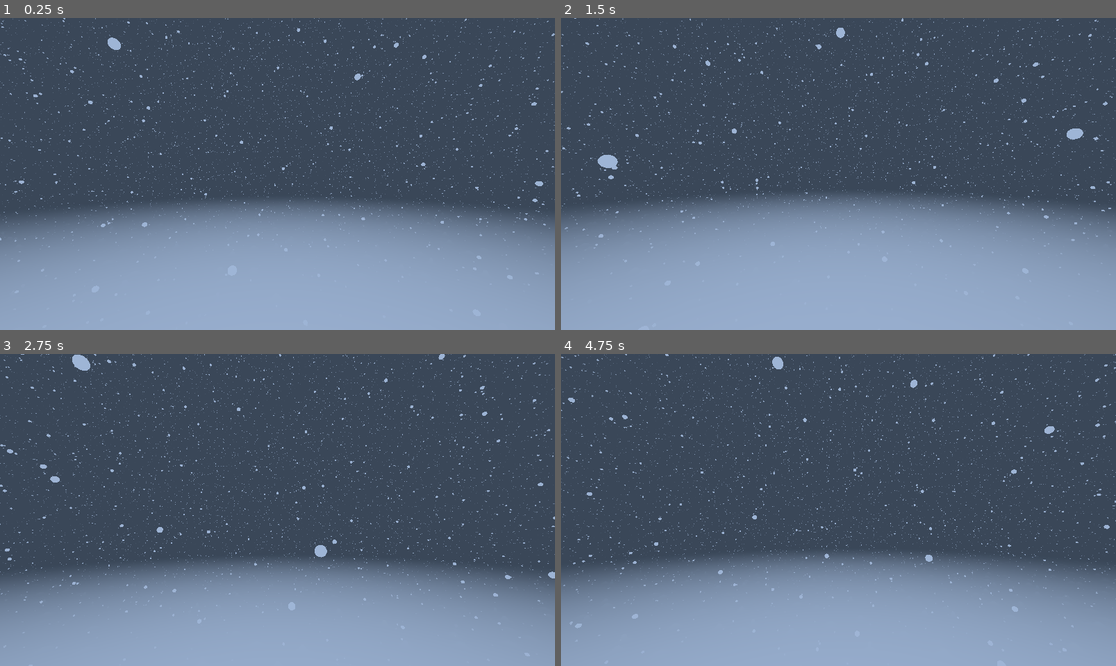
Above: before the commit, frames 1-4 (two rows, left to right).
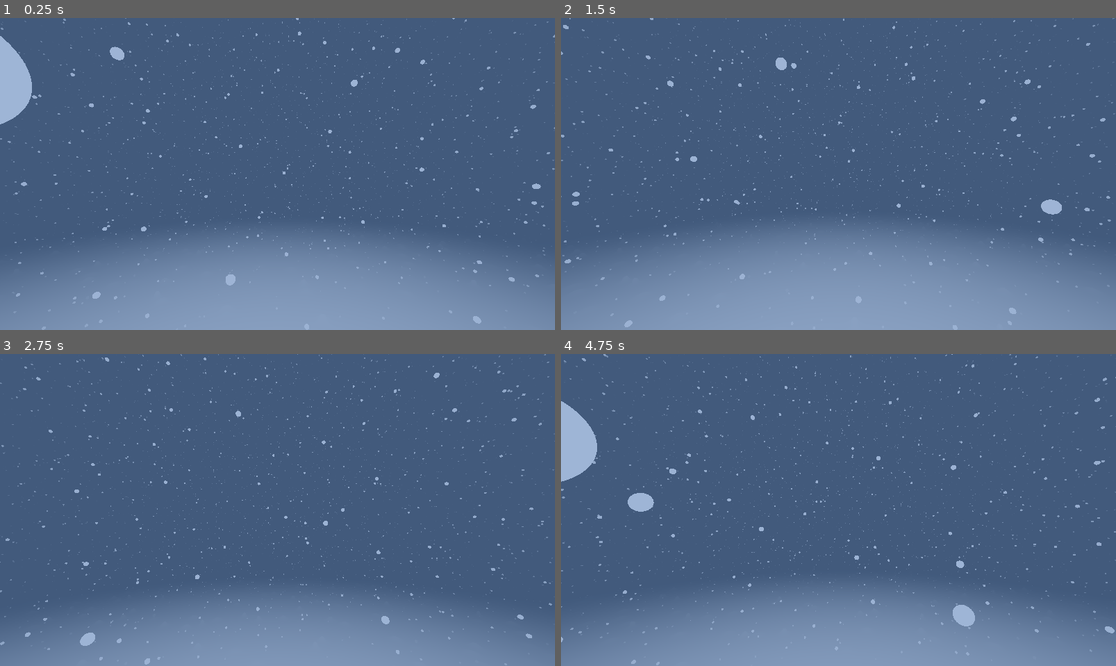
Above: after the commit, the same moments.

Repository: watson-disambiguation/shader-demos
Game: Godot game, scene res://Scenes/rain.tscn
Same seed, same stepped clock (60 frames per second), same inputs: the game is played once before the commit and once after it.
Inputs (mouse positions are in pixels of both pictures, inside the frame that each line leads up to):
- Up to frame 1 (0.25 s): no input
- Up to frame 2 (1.5 s): tap Enter at 0.5 s; move the mouse to (866, 174) at 0.52 s; hold Up (ui_up) from 0.53 s (still down); move the mouse to (810, 174) at 1.27 s
- Up to frame 3 (2.75 s): keep holding Up (ui_up); move the mouse to (288, 503) at 2.02 s
- Up to frame 4 (4.75 s): keep holding Up (ui_up); move the mouse to (832, 516) at 2.77 s; move the mouse to (877, 513) at 3.52 s; move the mouse to (794, 506) at 4.27 s

The runs differ from the first frame. In frame 1, 88% of the frame differs, in the area x 0-100%, y 0-100%; in frame 2, 86%; in frame 3, 94%; in frame 4, 93%.

Commit message:
fixed low performance behaviour

Diff:
--- a/Prefabs/RaymarchCamera.gd
+++ b/Prefabs/RaymarchCamera.gd
@@ -21,7 +21,7 @@
 	quad.mesh.material = raymarch_shader
 
 func _process(delta):
-	quad.mesh.material = raymarch_shader
+	print(Input.mouse_mode)
 	var theta = rotation.y
 	var vert = Vector3.UP * Input.get_axis("ui_in","ui_out")
 	var forward = Vector3(-sin(theta),0,-cos(theta)) * Input.get_axis("ui_down","ui_up")
--- a/Prefabs/raymarch_camera.tscn
+++ b/Prefabs/raymarch_camera.tscn
@@ -9,9 +9,6 @@
 shader_parameter/nearFogBlend = 0.0
 shader_parameter/farFogBlend = 40.0
 shader_parameter/radius = 0.1
-shader_parameter/aoDist = null
-shader_parameter/aoSamples = null
-shader_parameter/aoStrength = null
 shader_parameter/brightColour = Color(0, 0, 0, 1)
 shader_parameter/darkColour = null
 shader_parameter/objColour = Color(0.137255, 0.105882, 0.337255, 1)
@@ -22,9 +19,6 @@
 shader_parameter/nearFogBlend = null
 shader_parameter/farFogBlend = null
 shader_parameter/radius = null
-shader_parameter/aoDist = null
-shader_parameter/aoSamples = null
-shader_parameter/aoStrength = null
 shader_parameter/brightColour = null
 shader_parameter/darkColour = null
 shader_parameter/objColour = null
--- a/Scenes/infinite_hall.tscn
+++ b/Scenes/infinite_hall.tscn
@@ -19,7 +19,7 @@
 shader_parameter/aoSamples = 5
 shader_parameter/aoStrength = 3.835
 shader_parameter/mergeRadius = 0.01
-shader_parameter/noiseOctaves = 3
+shader_parameter/noiseOctaves = 1
 shader_parameter/hallSize = 1.0
 shader_parameter/lightBlend = 0.15
 shader_parameter/brightColour = Color(0.890196, 0.647059, 0.415686, 1)
--- a/Scenes/rain.tscn
+++ b/Scenes/rain.tscn
@@ -9,21 +9,21 @@
 shader_parameter/blurIterations = 10
 shader_parameter/blurTime = 0.01
 shader_parameter/nearFogBlend = 0.0
-shader_parameter/farFogBlend = 10.0
+shader_parameter/farFogBlend = 5.0
 shader_parameter/surfaceHeight = -1.0
 shader_parameter/radius = 0.005
 shader_parameter/rainSpeed = 0.5
-shader_parameter/rainSpacing = 0.27
+shader_parameter/rainSpacing = 0.25
 shader_parameter/offset = 0.4
 shader_parameter/mergeRadius = 0.1
 shader_parameter/aoDist = 1.15
 shader_parameter/aoSamples = 5
 shader_parameter/aoStrength = 0.565
-shader_parameter/fogColour = Color(0.227451, 0.278431, 0.345098, 1)
+shader_parameter/fogColour = Color(0.258824, 0.352941, 0.486275, 1)
 shader_parameter/objColour = Color(0.619608, 0.709804, 0.839216, 1)
-shader_parameter/camRadius = 0.0
+shader_parameter/camRadius = 1.0
 
-[node name="Rain" type="Node3D"]
+[node name="Snow" type="Node3D"]
 
 [node name="RaymarchCamera" parent="." instance=ExtResource("1_t2nkc")]
 raymarch_shader = SubResource("ShaderMaterial_d6vvl")
--- a/Shaders/rain.gdshader
+++ b/Shaders/rain.gdshader
@@ -40,28 +40,28 @@
     {
         vec3 rid = id + vec3(float(i),float(j),float(k)) * o;
         vec3 r = p - s*rid;
-		vec3 offsetVector = (2.*hash33(rid)-1.) * (0.5 * rainSpacing - radius);
+		vec3 offsetVector = (2.*hash33(rid)-1.) * (0.5 * rainSpacing);
         d = min( d, sphere(r + offsetVector, radius) );
     }
     return d;
 }
 
-float sdf(vec3 pos, vec3 camPos) {
+float sdf(vec3 pos, vec3 camPos, float time) {
 	float surface = surfacePlane(pos);
-	pos.y -= TIME * rainSpeed;
+	pos.y -= time * rainSpeed;
 	float rain = repeatedRain(pos,rainSpacing);
 	rain = round_merge(rain,surface,mergeRadius);
 	return rain;
 }
 
-vec3 normal(vec3 pos, vec3 camPos) {
-	float base = sdf(pos, camPos);
+vec3 normal(vec3 pos, vec3 camPos, float time) {
+	float base = sdf(pos, camPos, time);
 	vec2 h = vec2(EPS,0);
 	return normalize(
 		vec3(
-			sdf(pos + h.xyy, camPos) - base,
-			sdf(pos + h.yxy, camPos) - base,
-			sdf(pos + h.yyx, camPos) - base
+			sdf(pos + h.xyy, camPos, time) - base,
+			sdf(pos + h.yxy, camPos, time) - base,
+			sdf(pos + h.yyx, camPos, time) - base
 		)
 	);
 }
@@ -79,11 +79,11 @@
 	return 1. - aoStrength * invAO;
 }
 */
-float raymarch(vec3 ro, vec3 rd) {
+float raymarch(vec3 ro, vec3 rd, float time) {
 	float dist = 0.;
 	float sample = 1.;
 	for(int i = 0; i < maxSteps; i++) {
-		sample = sdf(ro + rd * dist, ro);
+		sample = sdf(ro + rd * dist, ro,time);
 		if(sample < EPS || dist > farFogBlend) {
 			return dist;
 		}
@@ -94,11 +94,12 @@
 
 void fragment() {
 	vec3 col = objColour;
+	float time = TIME;
 	vec3 ro = CAMERA_POSITION_WORLD;
 	vec3 rd = -normalize( (INV_VIEW_MATRIX * vec4(VIEW,0)).xyz );
-	float dist = raymarch(ro,rd);
+	float dist = raymarch(ro,rd,time);
 	vec3 pos = ro + rd * dist;
-	vec3 normal = normal(pos,ro);
+	vec3 normal = normal(pos,ro,time);
 	float fog = smoothstep(nearFogBlend,farFogBlend,dist);
 	//float fresnel = 1.-pow(clamp(0,1,dot(-rd,normal)),0.1);
 	//vec3 col = mix(objColour,vec3(1),fresnel);
Not shown, changed: Shaders/Libraries/NoiseLibrary.gdshaderinc
Not shown, changed: export_presets.cfg
Empty file added: test_object.gdshader
